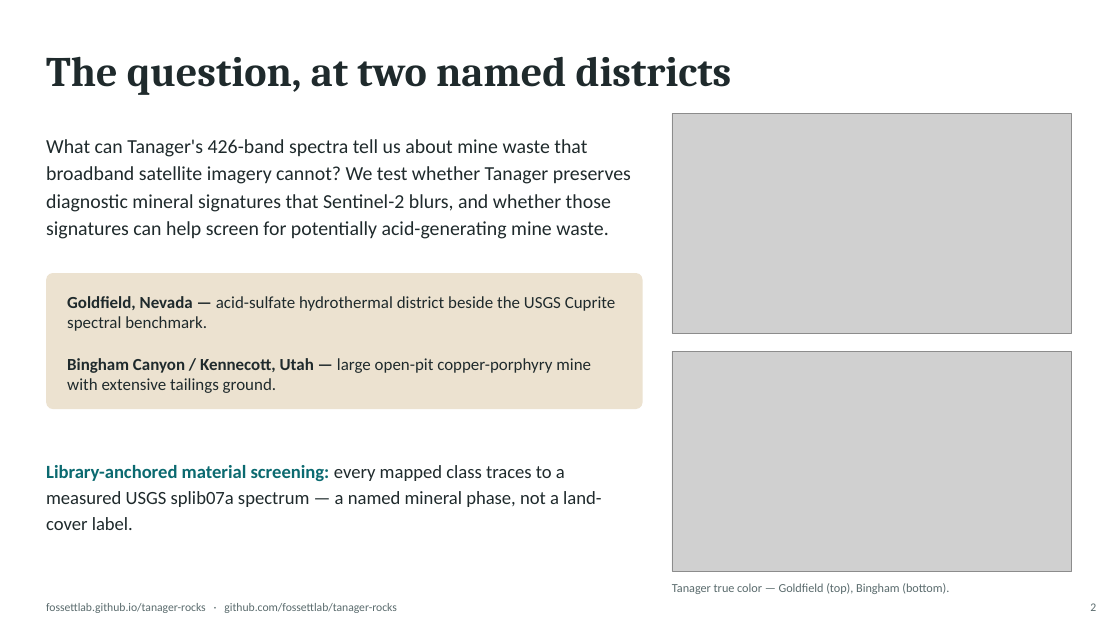
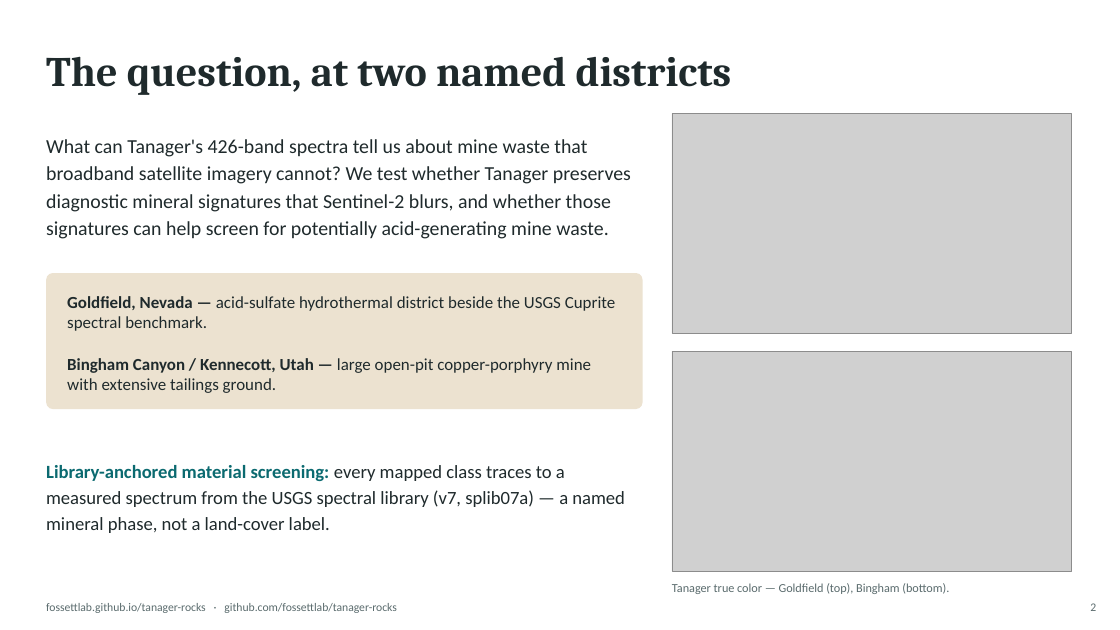
Before and after one commit to fossettlab/tanager-minmap, a slide deck: slide 2 of submission/tanager_rocks_deck.pptx. Drawn at 1120x630 pixels with LibreOffice and Linux fonts; fonts in the diff are those of the drawing; grey boxes stand for pictures. Boxes give left, top, right and bottom in pixels: in the first picture for what was removed or moved away, otherwise in the second. Text is boxed around its words. In the diff, an @@ line names an element or a change of style, - is before the commit and + after.

Commit message:
Gloss dataset and method names for non-specialist readers
Spell out the USGS spectral library version behind the splib07a release
name, expand Al-OH on first use, replace release-engineering vocabulary in
prose, and add the Planet data credit to the memo and deck.

```diff
--- a/submission/tanager_rocks_deck.pptx
+++ b/submission/tanager_rocks_deck.pptx
@@ text at [46, 465, 625, 533]: text changed @@
-Library-anchored material screening: every mapped class traces to a measured USGS splib07a spectrum — a named mineral phase, not a land-cover label.
+Library-anchored material screening: every mapped class traces to a measured spectrum from the USGS spectral library (v7, splib07a) — a named mineral phase, not a land-cover label.
```
Also in this commit, not shown: 3 other slides changed, 3 other files.
